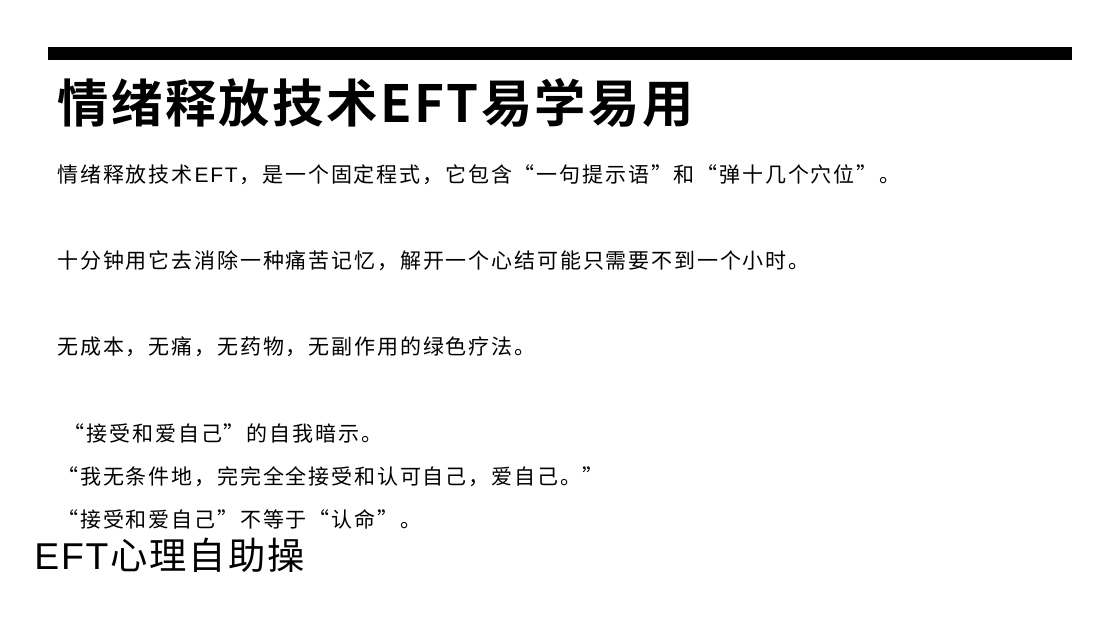
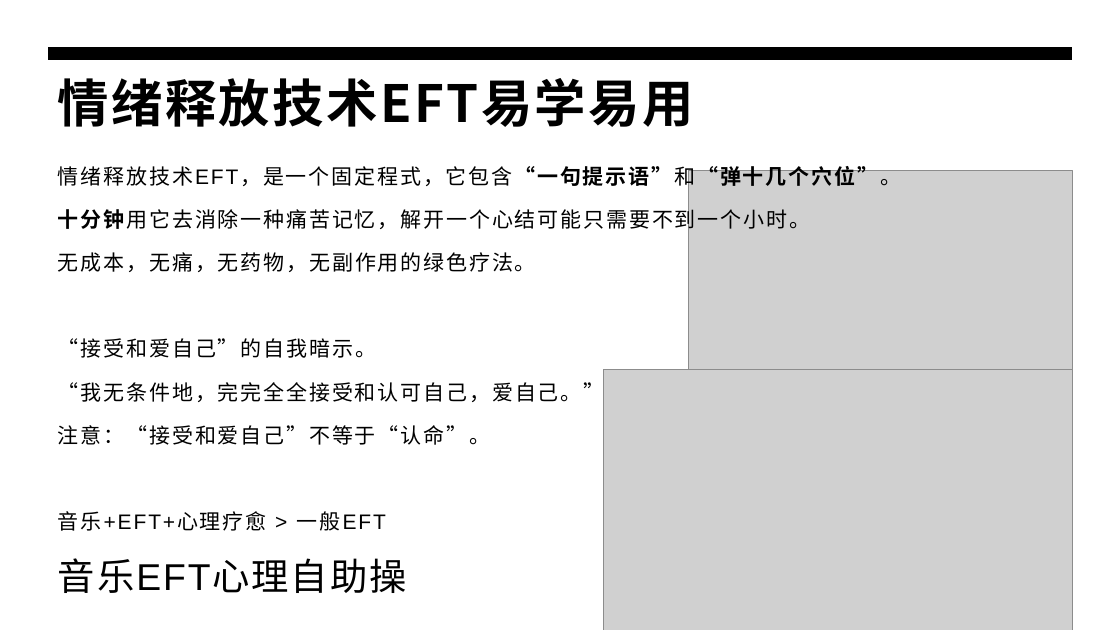
Before and after one commit to panxibei/writing, a slide deck: slide 8 of 44_心理学/28_浥尘伙伴社团原创：音乐治疗/PPT/浥尘伙伴社团原创：情绪释放疗法（EFT）心理训练.pptx (slide 7 before the commit). Drawn at 1120x630 pixels with LibreOffice and Linux fonts; fonts in the diff are those of the drawing; grey boxes stand for pictures. Boxes give left, top, right and bottom in pixels: in the first picture for what was removed or moved away, otherwise in the second. Text is boxed around its words. In the diff, an @@ line names an element or a change of style, - is before the commit and + after.

```diff
--- a/44_心理学/28_浥尘伙伴社团原创：音乐治疗/PPT/浥尘伙伴社团原创：情绪释放疗法（EFT）心理训练.pptx
+++ b/44_心理学/28_浥尘伙伴社团原创：音乐治疗/PPT/浥尘伙伴社团原创：情绪释放疗法（EFT）心理训练.pptx
@@ text at bbox=[58, 166, 901, 232]: bold on in "情绪释放技术EFT，是一个固定程式，它包含“一句提示语”和“弹十几个穴位”。", "十分钟用它去消除一种痛苦记忆，解开一个心结可能只需要不到一个小时。" @@
@@ picture added at bbox=[688, 171, 1073, 427] @@
@@ picture added at bbox=[603, 370, 1073, 630] @@
@@ text at bbox=[58, 425, 490, 531]: text changed @@
-“接受和爱自己”不等于“认命”。
+注意：“接受和爱自己”不等于“认命”。
+音乐+EFT+心理疗愈 > 一般EFT
@@ text at bbox=[58, 558, 407, 593]: text changed @@
-EFT心理自助操
+音乐EFT心理自助操
```
Also in this commit, not shown: 8 other slides changed, 2 slides added.
